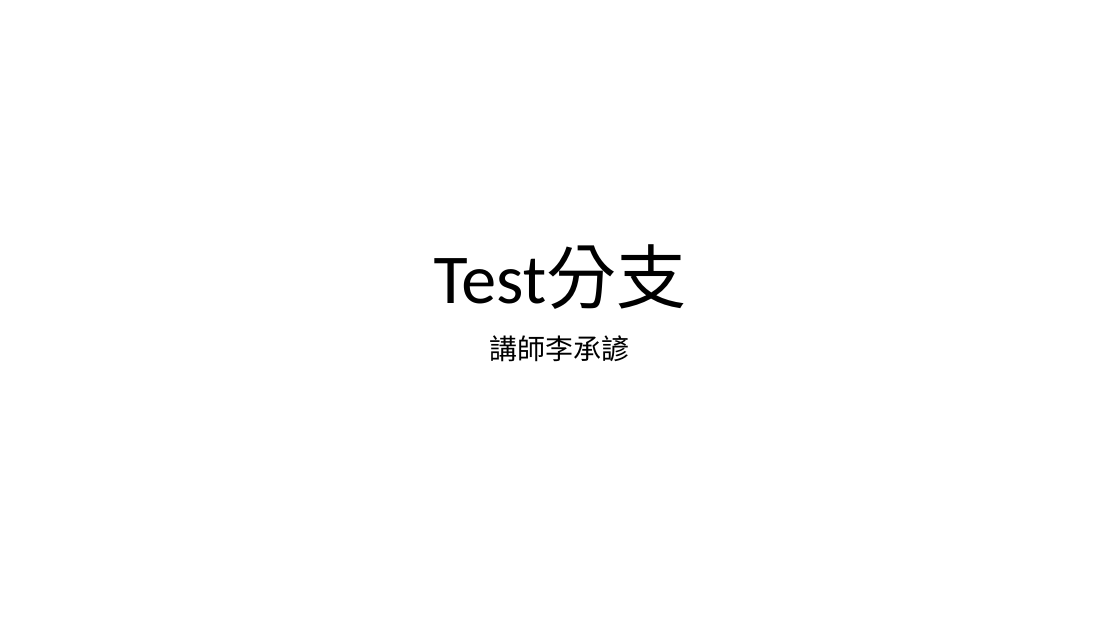
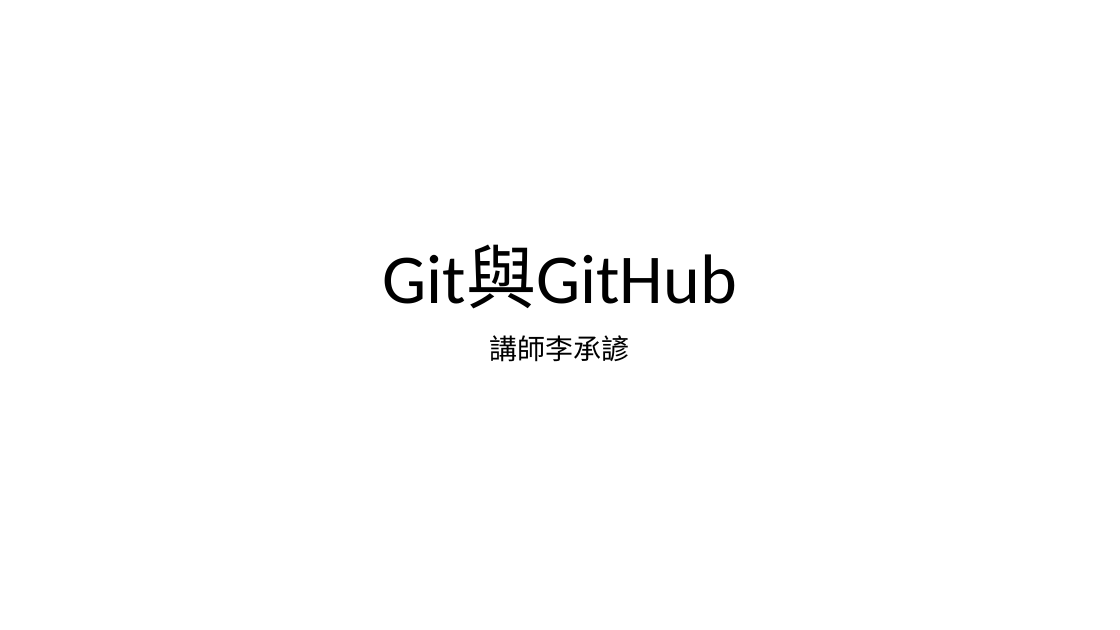
Before and after one commit to choco2001/ppt, a slide deck: slide 1 of test.pptx. Drawn at 1120x630 pixels with LibreOffice and Linux fonts; fonts in the diff are those of the drawing. Boxes give left, top, right and bottom in pixels: in the first picture for what was removed or moved away, otherwise in the second. Text is boxed around its words. In the diff, an @@ line names an element or a change of style, - is before the commit and + after.

```diff
--- a/test.pptx
+++ b/test.pptx
@@ title at (x1=383, y1=244, x2=737, y2=309): text changed @@
-Test分支
+Git與GitHub
```
Also in this commit, not shown: 1 slide added.
